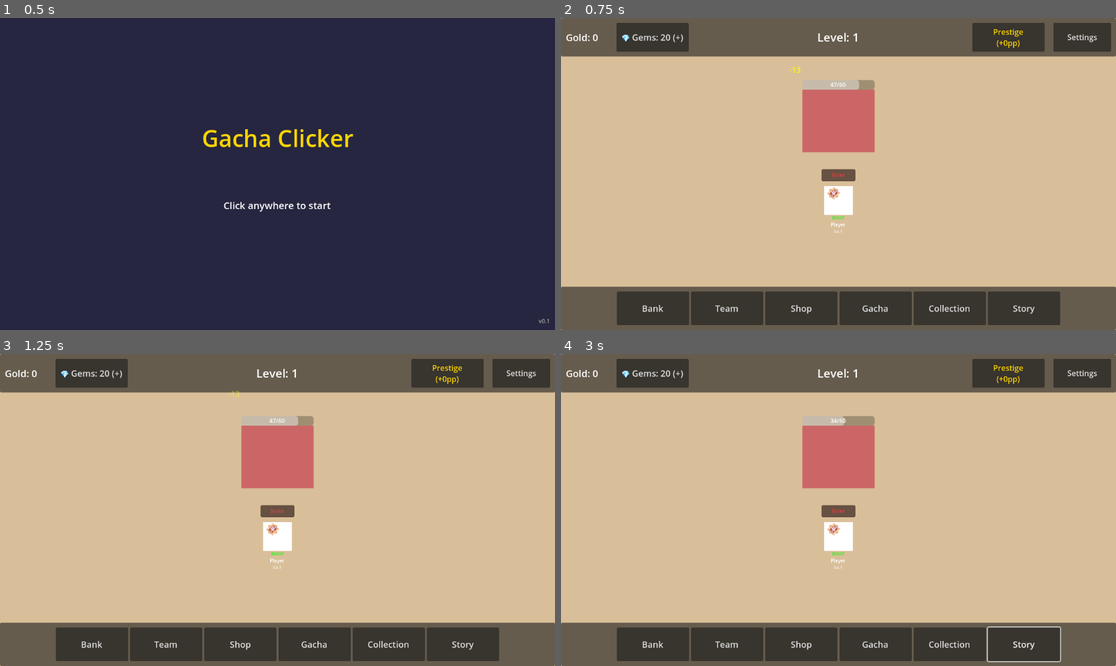
Above: before the commit, frames 1-4 (two rows, left to right).
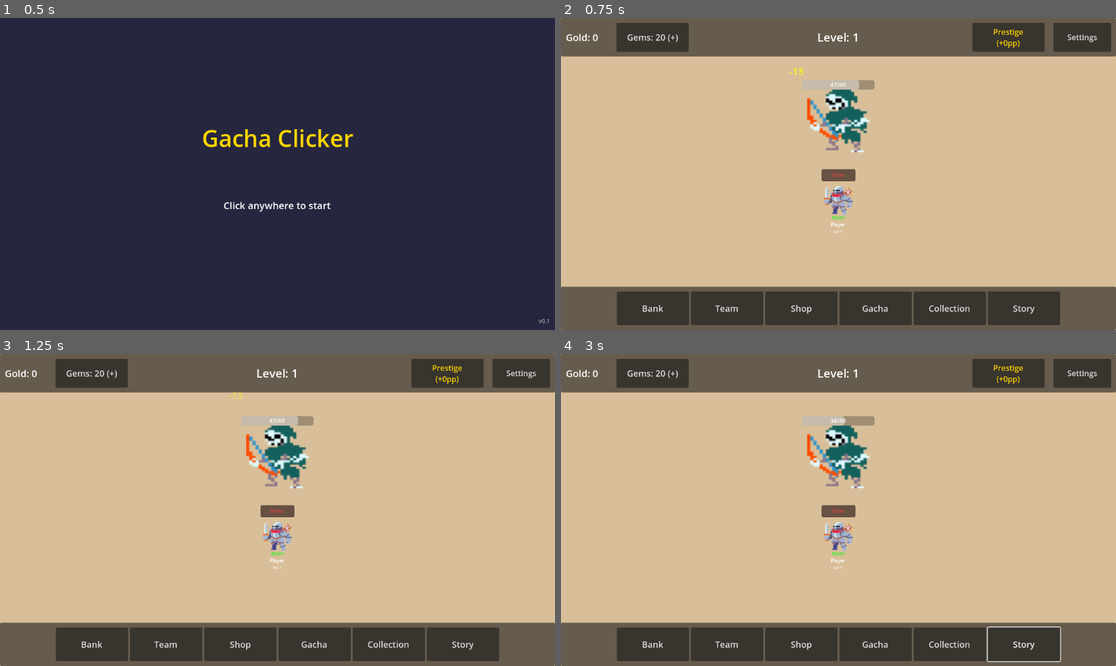
Above: after the commit, the same moments.

Repository: Kannerxp/gachaclicker
Game: Godot game, scene res://TitleScreen.tscn
The game is run twice, just before and just after one commit, with the same random seed, the same clock (stepped at 60 frames per second) and the same inputs.
Inputs (mouse positions are in pixels of both pictures, inside the frame that each line leads up to):
- Up to frame 1 (0.5 s): no input
- Up to frame 2 (0.75 s): tap Enter at 0.5 s; move the mouse to (960, 158) at 0.52 s; tap 1 at 0.6 s; click (960, 158) at 0.67 s
- Up to frame 3 (1.25 s): no input
- Up to frame 4 (3 s): click "Story" at 1.25 s; click "Story" at 2 s; click "OK" at 2.75 s

Frame 1 is identical in both runs. In frame 2, 3.3% of the frame differs, in the area x 11-57%, y 5-64%; in frame 3, 3.3%; in frame 4, 3.3%.

Commit message:
Add files via upload

Diff:
--- a/claudev-2-(copy)/Enemy.gd
+++ b/claudev-2-(copy)/Enemy.gd
@@ -10,7 +10,7 @@
 
 @onready var health_bar = $HealthBar
 @onready var health_label = $HealthLabel
-@onready var sprite = $EnemySprite
+@onready var sprite_container = $SpriteContainer
 @onready var boss_indicator = $BossIndicator
 
 func _ready():
@@ -22,9 +22,8 @@
 	current_health = max_health
 	gold_reward = 5 + (level * 2)   # Gold scales with level
 
-	sprite.modulate = Color.WHITE
 	boss_indicator.visible = false
-
+	setup_sprite()
 	update_health_display()
 
 func setup_as_boss(level: int):
@@ -33,11 +32,19 @@
 	current_health = max_health
 	gold_reward = 50 + (level * 10)  # Bosses give more gold
 
-	sprite.modulate = Color.RED  # Make bosses red
 	boss_indicator.visible = true
 	boss_indicator.text = "BOSS"
+	setup_sprite()
+	update_health_display()
 
-	update_health_display()
+func setup_sprite():
+	# Clear existing sprite
+	for child in sprite_container.get_children():
+		child.queue_free()
+
+	# Create sprite using SpriteManager
+	var sprite = SpriteManager.create_enemy_sprite(is_boss, Vector2(150, 130))
+	sprite_container.add_child(sprite)
 
 func take_damage(damage: int):
 	current_health -= damage
@@ -57,11 +64,12 @@
 	health_label.text = str(current_health) + "/" + str(max_health)
 
 func show_damage_number(damage: int):
-	# Simple damage number effect (you can enhance this later)
+	# Simple damage number effect
 	var tween = create_tween()
 	var damage_label = Label.new()
 	damage_label.text = "-" + str(damage)
 	damage_label.add_theme_color_override("font_color", Color.YELLOW)
+	damage_label.add_theme_font_size_override("font_size", 20)
 	damage_label.position = Vector2(randf_range(-50, 50), -30)
 	add_child(damage_label)
 
--- a/claudev-2-(copy)/Enemy.tscn
+++ b/claudev-2-(copy)/Enemy.tscn
@@ -17,7 +17,7 @@
 grow_vertical = 2
 script = ExtResource("1")
 
-[node name="EnemySprite" type="ColorRect" parent="."]
+[node name="SpriteContainer" type="Control" parent="."]
 layout_mode = 1
 anchors_preset = 15
 anchor_right = 1.0
@@ -25,7 +25,6 @@
 offset_top = 20.0
 grow_horizontal = 2
 grow_vertical = 2
-color = Color(0.8, 0.4, 0.4, 1)
 
 [node name="HealthBar" type="ProgressBar" parent="."]
 layout_mode = 1
--- a/claudev-2-(copy)/Main.gd
+++ b/claudev-2-(copy)/Main.gd
@@ -517,10 +517,25 @@
 	update_ui()
 	save_game()
 
+func update_label_with_icon(label: Label, icon_type: String, text: String):
+	# Try to load icon texture
+	var icon_texture = SpriteManager.get_icon_texture(icon_type)
+
+	if icon_texture != null:
+		# If we have an icon, just show the text (icon will be separate)
+		label.text = text
+
 func update_ui():
 	level_label.text = "Level: " + str(current_level)
-	gold_label.text = "Gold: " + str(gold)
-	gems_button.text = "💎 Gems: " + str(gems) + " (+)"
+
+	# Update with icons or emojis
+	update_label_with_icon(gold_label, "gold", "Gold: " + str(gold))
+
+	# Gems button text
+	var gems_emoji = ""
+	if SpriteManager.get_icon_texture("gems") == null:
+		gems_emoji = "💎 "
+	gems_button.text = gems_emoji + "Gems: " + str(gems) + " (+)"
 
 # Update prestige button
 	var pp_to_gain = prestige_system.calculate_prestige_points_from_level(current_level)
@@ -583,23 +598,27 @@
 
 func create_character_display(character: Character, slot_index: int) -> Control:
 	var display = Control.new()
-	display.custom_minimum_size = Vector2(80, 100)
-
-	# Character sprite/box
-	var sprite = ColorRect.new()
-	sprite.custom_minimum_size = Vector2(60, 60)
+	display.custom_minimum_size = Vector2(80, 120)
+
+	# Character sprite (using SpriteManager)
+	var sprite = SpriteManager.create_character_sprite(
+		character.character_id,
+		character.get_rarity_color(),
+		Vector2(60, 60)
+	)
 	sprite.position = Vector2(10, 5)
-	sprite.color = character.get_rarity_color()
 	display.add_child(sprite)
 
-	# Element icon overlay
-	var element_icon = TextureRect.new()
-	element_icon.texture = character.get_element_icon_texture()
-	element_icon.custom_minimum_size = Vector2(24, 24)
-	element_icon.position = Vector2(18, 8)
-	element_icon.expand_mode = TextureRect.EXPAND_IGNORE_SIZE
-	element_icon.stretch_mode = TextureRect.STRETCH_KEEP_ASPECT_CENTERED
-	display.add_child(element_icon)
+	# Element icon overlay (smaller, in corner)
+	var element_texture = character.get_element_icon_texture()
+	if element_texture != null:
+		var element_icon = TextureRect.new()
+		element_icon.texture = element_texture
+		element_icon.custom_minimum_size = Vector2(20, 20)
+		element_icon.position = Vector2(50, 8)
+		element_icon.expand_mode = TextureRect.EXPAND_IGNORE_SIZE
+		element_icon.stretch_mode = TextureRect.STRETCH_KEEP_ASPECT_CENTERED
+		display.add_child(element_icon)
 
 	# Ability button
 	var ability_button = Button.new()
@@ -875,7 +894,7 @@
 func _on_story_button_pressed():
 	# Placeholder for story system
 	var info = AcceptDialog.new()
-	info.dialog_text = "Story system coming soon!\n\nThis will feature:\n• Campaign missions\n• Lore and worldbuilding\n• Unlockable cutscenes\n• Story rewards"
+	info.dialog_text = "Story system coming soon\n\nThis will feature:\n• Revamped upgrading system\n• Story\n• Events\n• Story rewards"
 	info.title = "Coming Soon"
 	add_child(info)
 	info.popup_centered()
--- a/claudev-2-(copy)/SettingsUI.gd
+++ b/claudev-2-(copy)/SettingsUI.gd
@@ -19,7 +19,7 @@
 	# Show confirmation dialog
 	var confirm = ConfirmationDialog.new()
 	confirm.dialog_text = "Are you sure you want to RESET ALL PROGRESS?\n\nThis will delete:\n• All characters\n• All prestige upgrades\n• All currencies\n• Everything!\n\nThis action cannot be undone!"
-	confirm.title = "⚠️ RESET PROGRESS ⚠️"
+	confirm.title = "RESET PROGRESS"
 	add_child(confirm)
 
 	confirm.confirmed.connect(_confirm_reset.bind(confirm))
--- /dev/null
+++ b/claudev-2-(copy)/SpriteManager.gd
@@ -0,0 +1,141 @@
+class_name SpriteManager
+extends RefCounted
+
+# ========== SPRITE PATHS ==========
+# Change these paths to point to your actual sprite files
+# For now, they'll fall back to colored rectangles if sprites don't exist
+
+# UI Icons
+const ICON_GOLD = "res://icons/ui/gold.png"
+const ICON_GEMS = "res://icons/ui/gems.png"
+const ICON_PULLS = "res://icons/ui/pulls.png"
+const ICON_MONEY = "res://icons/ui/money.png"
+
+# Enemy Sprites
+const ENEMY_NORMAL = "res://sprites/enemies/enemy_normal.png"
+const ENEMY_BOSS = "res://sprites/enemies/enemy_boss.png"
+
+# Character Sprites (by ID)
+const CHARACTER_SPRITES = {
+	0: "res://sprites/characters/player.png",
+	1: "res://sprites/characters/warrior.png",
+	2: "res://sprites/characters/scout.png",
+	3: "res://sprites/characters/guard.png",
+	4: "res://sprites/characters/hunter.png",
+	5: "res://sprites/characters/knight.png",
+	6: "res://sprites/characters/archer.png",
+	7: "res://sprites/characters/mage.png",
+	8: "res://sprites/characters/rogue.png",
+	9: "res://sprites/characters/paladin.png",
+	10: "res://sprites/characters/assassin.png",
+	11: "res://sprites/characters/wizard.png",
+	12: "res://sprites/characters/dragonslayer.png",
+	13: "res://sprites/characters/archmage.png"
+}
+
+# Weapon Sprites (by ID)
+const WEAPON_SPRITES = {
+	101: "res://sprites/weapons/iron_sword.png",
+	102: "res://sprites/weapons/steel_dagger.png",
+	103: "res://sprites/weapons/oak_staff.png",
+	104: "res://sprites/weapons/silver_blade.png",
+	105: "res://sprites/weapons/mystic_bow.png",
+	106: "res://sprites/weapons/crystal_orb.png",
+	107: "res://sprites/weapons/excalibur.png",
+	108: "res://sprites/weapons/shadow_strike.png",
+	109: "res://sprites/weapons/dragons_fury.png"
+}
+
+# Element icon paths (you already have these)
+const ELEMENT_ICONS = {
+	"fire": "res://icons/elements/fire.png",
+	"ice": "res://icons/elements/ice.png",
+	"lightning": "res://icons/elements/lightning.png",
+	"earth": "res://icons/elements/earth.png",
+	"light": "res://icons/elements/light.png",
+	"dark": "res://icons/elements/dark.png",
+	"neutral": "res://icons/elements/neutral.png"
+}
+
+# ========== UTILITY FUNCTIONS ==========
+
+static func load_texture(path: String) -> Texture2D:
+	if ResourceLoader.exists(path):
+		return load(path)
+	return null
+
+static func get_icon_texture(icon_type: String) -> Texture2D:
+	match icon_type:
+		"gold":
+			return load_texture(ICON_GOLD)
+		"gems":
+			return load_texture(ICON_GEMS)
+		"pulls":
+			return load_texture(ICON_PULLS)
+		"money":
+			return load_texture(ICON_MONEY)
+	return null
+
+static func get_enemy_texture(is_boss: bool) -> Texture2D:
+	if is_boss:
+		return load_texture(ENEMY_BOSS)
+	return load_texture(ENEMY_NORMAL)
+
+static func get_character_texture(character_id: int) -> Texture2D:
+	if CHARACTER_SPRITES.has(character_id):
+		return load_texture(CHARACTER_SPRITES[character_id])
+	return null
+
+static func get_weapon_texture(weapon_id: int) -> Texture2D:
+	if WEAPON_SPRITES.has(weapon_id):
+		return load_texture(WEAPON_SPRITES[weapon_id])
+	return null
+
+static func get_element_texture(element: Character.Element) -> Texture2D:
+	var element_name = Character.Element.keys()[element].to_lower()
+	if ELEMENT_ICONS.has(element_name):
+		return load_texture(ELEMENT_ICONS[element_name])
+	return null
+
+# ========== SPRITE CREATION HELPERS ==========
+
+static func create_sprite_or_fallback(texture: Texture2D, fallback_color: Color, size: Vector2) -> Control:
+	if texture != null:
+		# Create TextureRect for actual sprite
+		var sprite = TextureRect.new()
+		sprite.texture = texture
+		sprite.custom_minimum_size = size
+		sprite.expand_mode = TextureRect.EXPAND_IGNORE_SIZE
+		sprite.stretch_mode = TextureRect.STRETCH_KEEP_ASPECT_CENTERED
+		return sprite
+	else:
+		# Fallback to ColorRect
+		var rect = ColorRect.new()
+		rect.color = fallback_color
+		rect.custom_minimum_size = size
+		return rect
+
+static func create_character_sprite(character_id: int, rarity_color: Color, size: Vector2 = Vector2(60, 60)) -> Control:
+	var texture = get_character_texture(character_id)
+	return create_sprite_or_fallback(texture, rarity_color, size)
+
+static func create_weapon_sprite(weapon_id: int, rarity_color: Color, size: Vector2 = Vector2(40, 40)) -> Control:
+	var texture = get_weapon_texture(weapon_id)
+	return create_sprite_or_fallback(texture, rarity_color, size)
+
+static func create_enemy_sprite(is_boss: bool, size: Vector2 = Vector2(150, 130)) -> Control:
+	var texture = get_enemy_texture(is_boss)
+	var fallback_color = Color.RED if is_boss else Color(0.8, 0.4, 0.4)
+	return create_sprite_or_fallback(texture, fallback_color, size)
+
+static func create_icon_sprite(icon_type: String, size: Vector2 = Vector2(24, 24)) -> Control:
+	var texture = get_icon_texture(icon_type)
+	if texture != null:
+		var sprite = TextureRect.new()
+		sprite.texture = texture
+		sprite.custom_minimum_size = size
+		sprite.expand_mode = TextureRect.EXPAND_IGNORE_SIZE
+		sprite.stretch_mode = TextureRect.STRETCH_KEEP_ASPECT_CENTERED
+		return sprite
+	# If no icon, return empty control (text labels will handle it)
+	return Control.new()
Not shown, added: claudev-2-(copy)/SpriteManager.gd.uid
Not shown, changed: claudev-2-(copy)/export_presets.cfg
